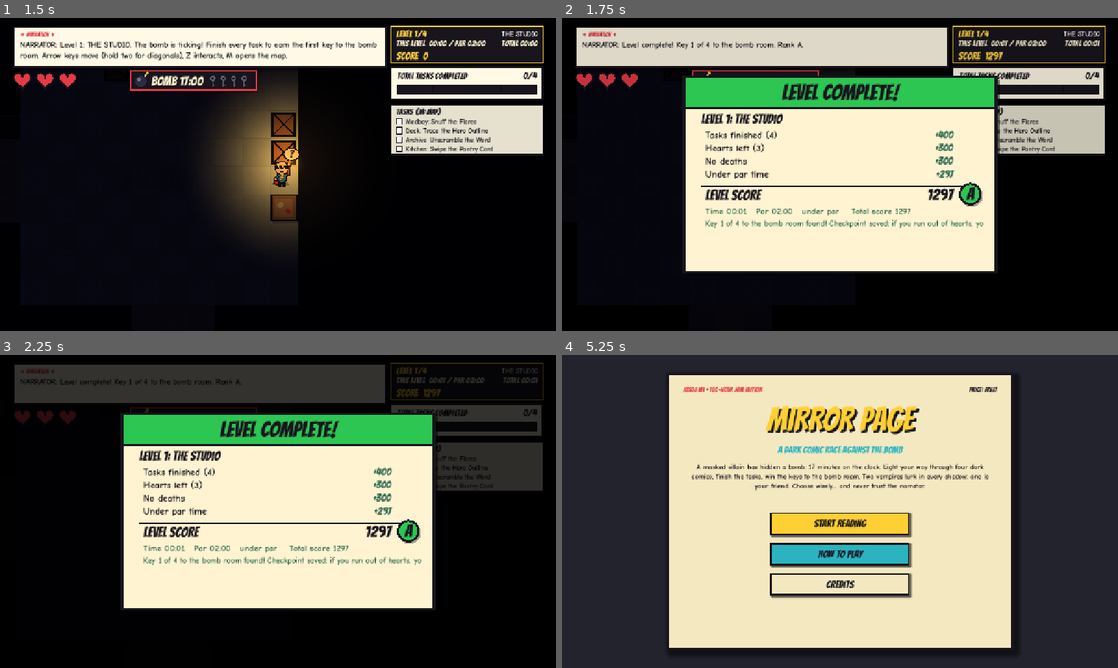
Above: before the commit, frames 1-4 (two rows, left to right).
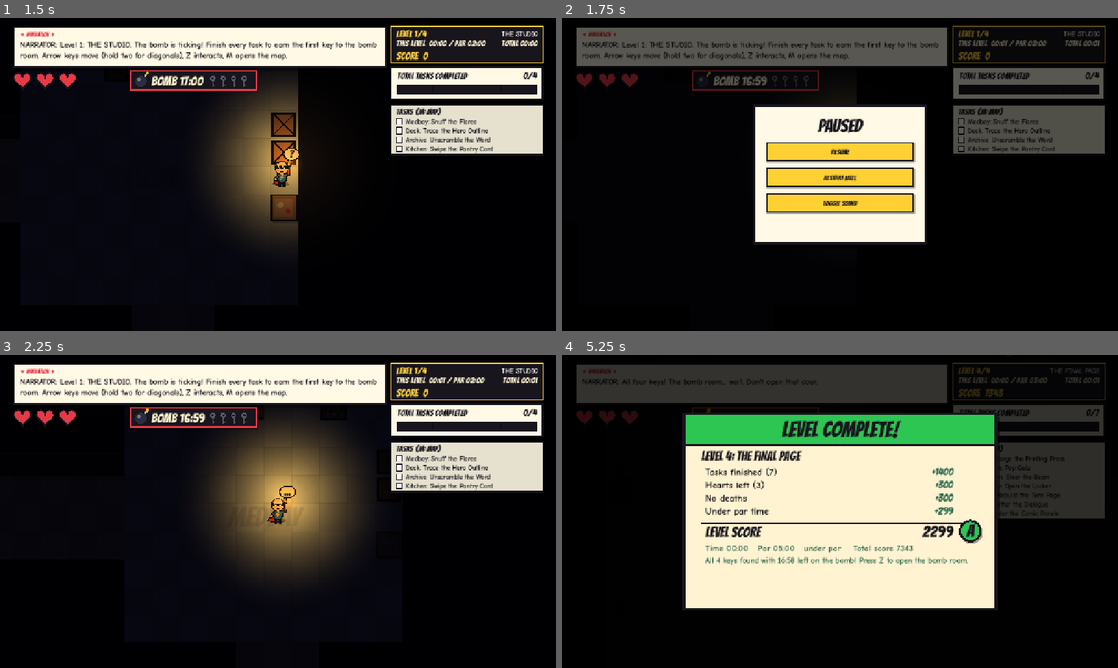
Above: after the commit, the same moments.

Repository: SankeerthNara/TGC-Game-Jam
Game: Godot game, scene res://scripts/tools/bomb_flow_test.tscn
Same seed, same stepped clock (60 frames per second), same inputs: the game is played once before the commit and once after it. This scene is started directly instead of the project's main scene.
Inputs (mouse positions are in pixels of both pictures, inside the frame that each line leads up to):
- Up to frame 1 (1.5 s): tap Enter at 0.5 s; move the mouse to (400, 158) at 0.52 s; hold Right 0.53-1.25 s; tap P at 0.6 s; click (400, 158) at 0.67 s; tap Space at 0.77, 1.07 s; tap E at 0.8 s; drag from (166, 190) to (250, 237) at 1.27 s
- Up to frame 2 (1.75 s): no input
- Up to frame 3 (2.25 s): click (278, 514) at 2 s, where only the run after the commit has a clickable "RESTART LEVEL"
- Up to frame 4 (5.25 s): move the mouse to (895, 442) at 2.77 s; hold Right 2.78-3.5 s; tap P at 2.85 s; tap E at 3.05, 4.55 s; drag from (812, 574) to (673, 464) at 3.52 s; move the mouse to (1006, 558) at 4.27 s; hold Left 4.28-5 s; tap X at 4.35 s; tap Space at 4.52, 4.82 s; tap Escape at 4.9 s; drag from (673, 464) to (756, 433) at 5.02 s

Frame 1 is identical in both runs. In frame 2, 42% of the frame differs, in the area x 2-98%, y 2-82%; in frame 3, 48%; in frame 4, 70%, in the area x 0-100%, y 0-100%.

Commit message:
Pause during play: P (or Esc outside tasks) freezes the world, tasks, chases and the bomb; pause menu resume/restart level/sound work; music ducks while paused
Co-Authored-By: Claude Opus 5.5 <noreply@anthropic.com>

Diff:
--- a/new-game-project/scripts/core/main.gd
+++ b/new-game-project/scripts/core/main.gd
@@ -26,6 +26,8 @@
 var score := ScoreKeeper.new()
 var level_ease: Array[int] = [0, 0, 0, 0]
 var _task_layer: CanvasLayer
+var paused := false ## the whole game is frozen (P / Esc); the UI keeps running
+const PAUSABLE_STATES := ["world", "task", "parkour", "playing"]
 const BOMB_SECONDS := 17 * 60.0 ## the masked villain's bomb: find the 4 keys and open the bomb room in time
 const TICKING := ["world", "task", "playing", "parkour"] ## the bomb clock pauses in cutscenes, menus and score screens
 var bomb_left := BOMB_SECONDS
@@ -37,7 +39,10 @@
 
 func _ready() -> void:
 	RenderingServer.set_default_clear_color(Color("23232e"))
+	# main and the UI keep running while paused; the world, tasks and chases freeze
+	process_mode = Node.PROCESS_MODE_ALWAYS
 	world = World.new()
+	world.process_mode = Node.PROCESS_MODE_PAUSABLE
 	add_child(world)
 	world.door_entered.connect(_enter_puzzle)
 	world.task_requested.connect(_on_task_requested)
@@ -64,19 +69,21 @@
 	music.main = self
 	add_child(music)
 	_task_layer = CanvasLayer.new()
+	_task_layer.process_mode = Node.PROCESS_MODE_PAUSABLE
 	_task_layer.layer = 18
 	add_child(_task_layer)
 	world.message.connect(func(t: String) -> void: EventBus.caption_changed.emit(t))
 	world.gate_opened.connect(func(_g: String) -> void:
 		EventBus.caption_changed.emit("NARRATOR: The ink-gate dissolves into light! New streets are open."))
 	view = PageView.new()
+	view.process_mode = Node.PROCESS_MODE_PAUSABLE
 	add_child(view)
 	view.swap_requested.connect(_on_swap)
 	view.toggle_requested.connect(_on_toggle)
 	view.locked_panel_clicked.connect(_on_locked)
 	EventBus.request_start_game.connect(_start_game)
 	set_process(true)
-	EventBus.request_restart_level.connect(func() -> void: if state == "playing": start_level(GameState.level_index); EventBus.level_restarted.emit())
+	EventBus.request_restart_level.connect(_restart_level)
 	EventBus.request_undo.connect(_undo)
 	EventBus.request_pause.connect(_set_paused)
 	EventBus.request_quit_to_menu.connect(_to_menu)
@@ -102,6 +109,9 @@
 
 
 func _to_menu() -> void:
+	if paused:
+		paused = false
+		get_tree().paused = false
 	GameState.restart_game()
 	busy = false
 	_set_state("menu")
@@ -151,6 +161,8 @@
 
 
 func _process(delta: float) -> void:
+	if paused:
+		return
 	if world.clock_running and (state == "world" or state == "task" or state == "playing"):
 		level_time += delta
 		total_time += delta
@@ -461,15 +473,34 @@
 
 
 func _wait_playing() -> void:
-	while state == "paused":
+	while paused:
 		await get_tree().process_frame
 
 
-func _set_paused(paused: bool) -> void:
-	if state == "playing" and paused:
-		_set_state("paused")
-	elif state == "paused" and not paused:
-		_set_state("playing")
+## Pause menu "restart": back to the start of this level (the bomb keeps its time).
+func _restart_level() -> void:
+	if not paused and not state in PAUSABLE_STATES:
+		return
+	_set_paused(false)
+	for c in _task_layer.get_children():
+		c.queue_free()
+	_overlay = null
+	active_task = ""
+	_retrying = true
+	_load_level(level_idx)
+	EventBus.level_restarted.emit()
+
+
+## Freezes the game (world, tasks, chases, the bomb clock) and tells the UI to show the pause menu.
+func _set_paused(on: bool) -> void:
+	if on and not paused and state in PAUSABLE_STATES:
+		paused = true
+		get_tree().paused = true
+		EventBus.game_state_changed.emit("paused")
+	elif not on and paused:
+		paused = false
+		get_tree().paused = false
+		EventBus.game_state_changed.emit(state)
 
 
 func _undo() -> void:
@@ -550,9 +581,12 @@
 func _unhandled_key_input(event: InputEvent) -> void:
 	if not event.is_pressed() or not event is InputEventKey:
 		return
-	if event.keycode == KEY_ESCAPE and (state == "playing" or state == "paused"):
-		_set_paused(state == "playing")
-	elif state != "playing" or busy:
+	# P pauses anywhere you play; Esc too, except inside a task (there Esc leaves the task)
+	if event.keycode == KEY_P or (event.keycode == KEY_ESCAPE and (paused or state in ["world", "parkour"])):
+		_set_paused(not paused)
+		get_viewport().set_input_as_handled()
+		return
+	if paused or state != "playing" or busy:
 		return
 	elif event.keycode == KEY_M:
 		_finish_puzzle(false)
--- a/new-game-project/scripts/core/music_director.gd
+++ b/new-game-project/scripts/core/music_director.gd
@@ -28,6 +28,7 @@
 
 
 func _ready() -> void:
+	process_mode = Node.PROCESS_MODE_ALWAYS
 	add_to_group("music")
 	for key: String in LAYERS:
 		var p := AudioStreamPlayer.new()
@@ -99,6 +100,9 @@
 				# keep it quieter while the player concentrates on a task
 				for k in ["pad", "pulse", "tension", "danger"]:
 					t[k] *= 0.6
+	if main.paused:
+		for k in t:
+			t[k] *= 0.35
 	return t
 
 
--- a/new-game-project/scripts/tools/bomb_flow_test.gd
+++ b/new-game-project/scripts/tools/bomb_flow_test.gd
@@ -46,6 +46,15 @@
 	check(main.state == "world" and main.level_idx == 0, "level 1 starts after the opening (state=%s)" % main.state)
 	await frames(60)
 	check(main.bomb_left < b0, "bomb clock ticks in the level (%.2f)" % main.bomb_left)
+	# pause freezes the world and the bomb
+	main._set_paused(true)
+	var bp: float = main.bomb_left
+	var hero_pos: Vector2 = main.world._foot
+	await frames(30)
+	check(main.paused and get_tree().paused and is_equal_approx(main.bomb_left, bp), "pause freezes the bomb clock")
+	EventBus.request_pause.emit(false)
+	await frames(10)
+	check(not main.paused and not get_tree().paused and main.bomb_left < bp, "resume restarts the clock")
 	shot("hud")
 	# finish all four levels by force
 	for lv in 4:
--- a/new-game-project/scripts/tools/visual_tour.gd
+++ b/new-game-project/scripts/tools/visual_tour.gd
@@ -21,6 +21,11 @@
 	EventBus.request_start_game.emit()
 	await frames(5)
 	main._overlay.skip()
+	await frames(20)
+	main._set_paused(true)
+	await frames(5)
+	shot("paused")
+	main._set_paused(false)
 	await frames(5)
 	# walk around level 2 so vampires and more rooms show
 	main._level_complete()
--- a/new-game-project/scripts/world/world.gd
+++ b/new-game-project/scripts/world/world.gd
@@ -777,6 +777,7 @@
 		if event.keycode == KEY_ESCAPE:
 			_minimap_open = false
 			_minimap.visible = false
+			get_viewport().set_input_as_handled()
 		return
 	if station_mode and event.keycode == KEY_F:
 		_assign_to_friend()
--- a/new-game-project/ui/comic_ui.gd
+++ b/new-game-project/ui/comic_ui.gd
@@ -409,11 +409,11 @@
 
 func _on_game_state_changed(state: String) -> void:
 	_hud_root.visible = state != "menu"
-	var in_puzzle := state == "playing" or state == "paused"
+	var in_puzzle := state == "playing"
 	_info_box.visible = in_puzzle
 	_action_bar.visible = in_puzzle
 	_pause_modal.visible = state == "paused"
-	_end_modal.visible = state == "ended"
+	_end_modal.visible = false # the run's end screens are drawn by main (bomb room, Earth blast)
 
 
 # --- EventBus Listeners ---
